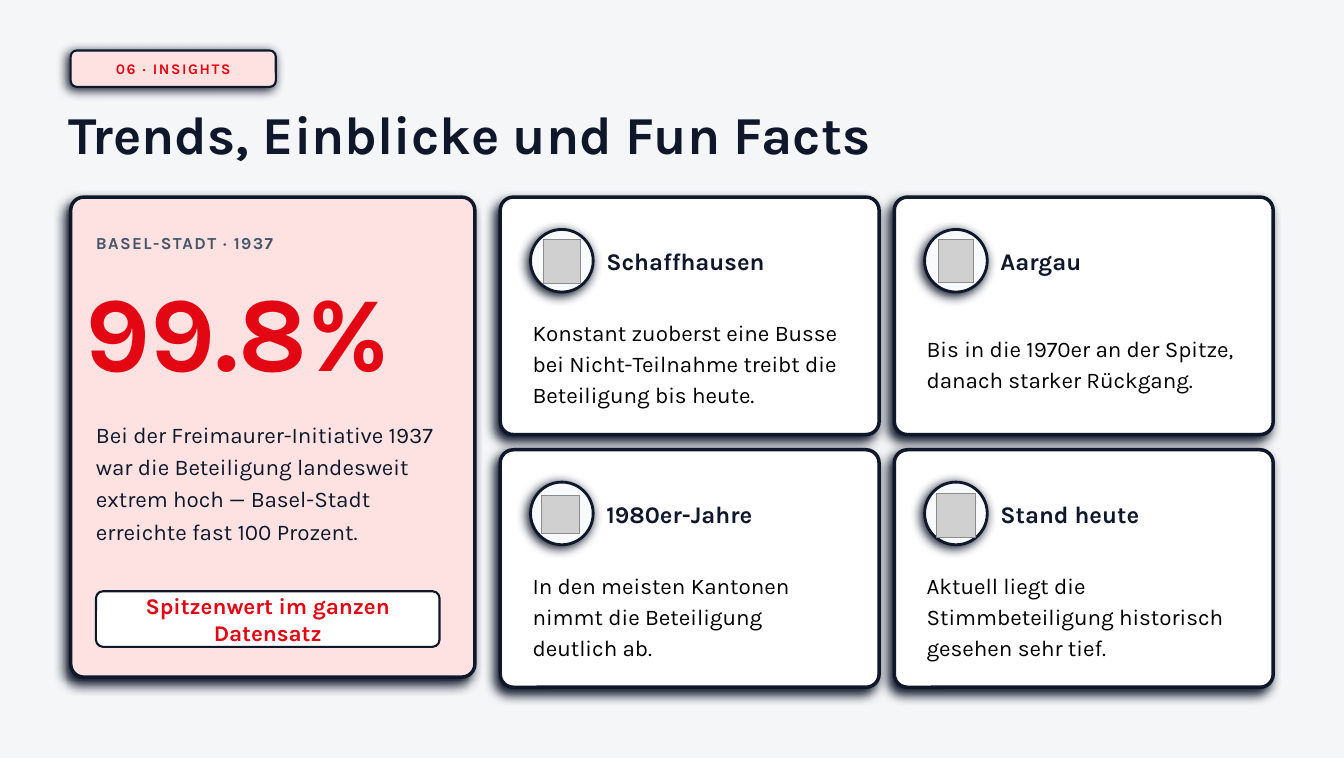
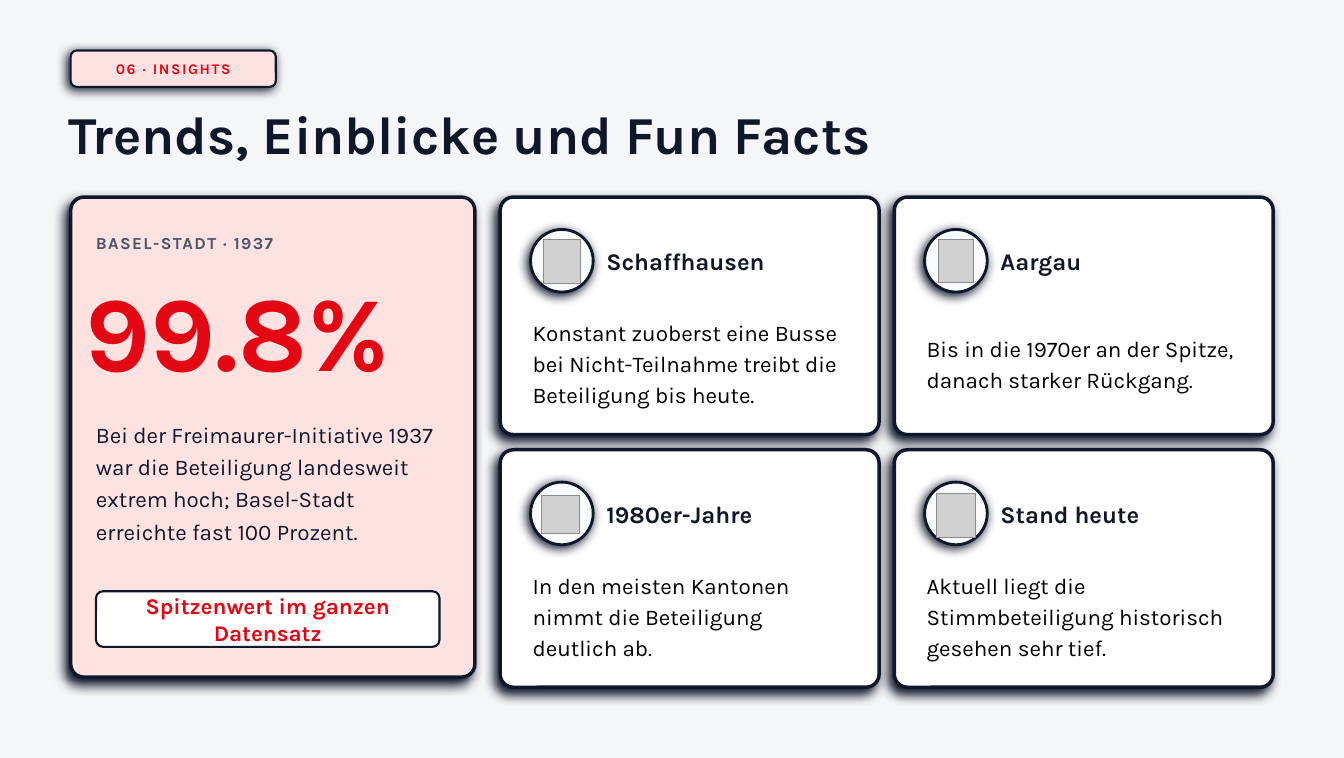
Before and after one commit to swiss/govtech_hackathon_vote_participation_leaderboard, a slide deck: slide 8 of Democracy_Race_Pitch.pptx. Drawn at 1344x758 pixels with LibreOffice and Linux fonts; fonts in the diff are those of the drawing; grey boxes stand for pictures. Boxes give left, top, right and bottom in pixels: in the first picture for what was removed or moved away, otherwise in the second. Text is boxed around its words. In the diff, an @@ line names an element or a change of style, - is before the commit and + after.

```diff
--- a/Democracy_Race_Pitch.pptx
+++ b/Democracy_Race_Pitch.pptx
@@ text at (96,427,433,541): text changed @@
-Bei der Freimaurer-Initiative 1937 war die Beteiligung landesweit extrem hoch — Basel-Stadt erreichte fast 100 Prozent.
+Bei der Freimaurer-Initiative 1937 war die Beteiligung landesweit extrem hoch; Basel-Stadt erreichte fast 100 Prozent.
```
Also in this commit, not shown: 4 other slides changed.
